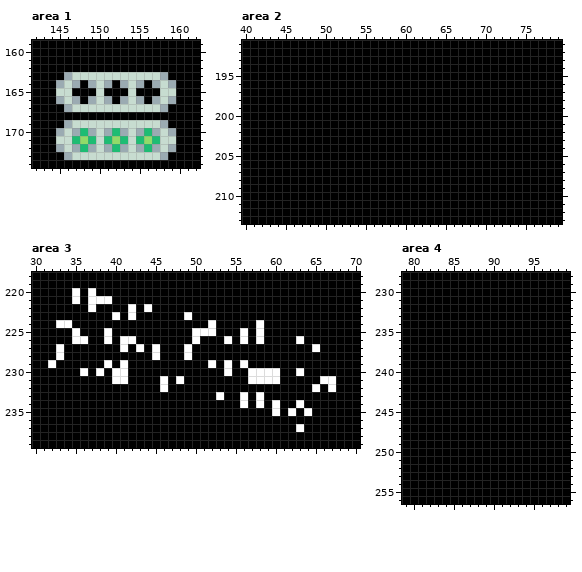
One commit to this pixel-art file: assets/doodles.ase. Above is the file before it was changed.
589x574 pixels, 1 frame. Colours within 5 levels of each other are drawn and written as one. Shown: area 1: x 142..162, y 159..174; area 2: x 40..79, y 191..213; area 3: x 30..70, y 218..239; area 4: x 79..99, y 228..256. The commit also changed other parts of the picture, which this record leaves out.
After:
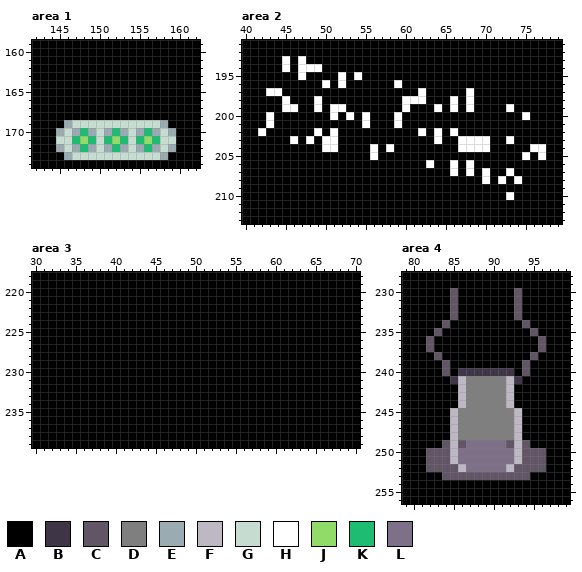
Palette (. is transparent): A #000000  B #3e3546  C #625565  D #7f7f7f  E #9babb2  F #beb7c4  G #c7dcd0  H #ffffff  J #91db69  K #1ebc73  L #7f708a
Difference:
Changed rows in their new state; - is an unchanged pixel.
Area 1, layer "Layer":
first column x 145:
163 -AAAAAAAAAAAAA-
164 AAA-AAA-AAA-AAA
165 AA---A---A---AA
166 AAA-AAA-AAA-AAA
167 -AAAAAAAAAAAAA-
Area 2, layer "Layer":
first column x 42:
193 ---H-H------------------------------
194 ---H-HHH----------------------------
195 -----H----H-H-----------------------
196 --------H-H------H------------------
197 -HH-----------------H-----H---------
198 ---H---H----------HHH---H-H---------
199 ---HH--H-HH-------H---H-H-H----H----
200 -H-------H-H-H---H---------------H--
201 -H-----------H---H------------------
202 H------H-H----------H-H-H-----------
203 ----H-H-HH------------H--HHHH--H----
204 --------HH----H-H--------HHHH-----HH
205 --------------H------------------H-H
206 ---------------------H--H-H---------
207 ------------------------H-H-H--H----
208 ----------------------------H-H-H---
210 -------------------------------H----
Area 3, layer "Layer":
first column x 32:
220 ---A-A------------------------------
221 ---A-AAA----------------------------
222 -----A----A-A-----------------------
223 --------A-A------A------------------
224 -AA-----------------A-----A---------
225 ---A---A----------AAA---A-A---------
226 ---AA--A-AA-------A---A-A-A----A----
227 -A-------A-A-A---A---------------A--
228 -A-----------A---A------------------
229 A------A-A----------A-A-A-----------
230 ----A-A-AA------------A--AAAA--A----
231 --------AA----A-A--------AAAA-----AA
232 --------------A------------------A-A
233 ---------------------A--A-A---------
234 ------------------------A-A-A--A----
235 ----------------------------A-A-A---
237 -------------------------------A----
Area 4, layer "Layer":
first column x 82:
230 ---C-------C---
231 ---C-------C---
232 ---C-------C---
233 ---C-------C---
234 --C---------C--
235 -C-----------C-
236 C-------------C
237 C-------------C
238 -C-----------C-
239 --C---------C--
240 --C-BBBBBBB-C--
241 ---BFDDDDDFB---
242 ----FDDDDDF----
243 ----FDDDDDF----
244 ----FDDDDDF----
245 ---FDDDDDDDF---
246 ---FDDDDDDDF---
247 ---FDDDDDDDF---
248 ---FDDDDDDDF---
249 --CFCLLLLLCFC--
250 CCCFLLLLLLLFCCC
251 CCCFLLLLLLLFCCC
252 CCCCFLLLLLFCCCC
253 --CCCCCCCCCCC--
